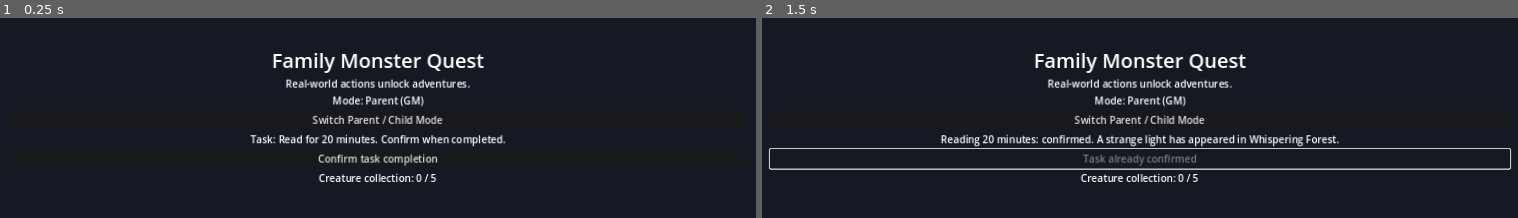
Above: before the commit, frames 1-2 (left to right).
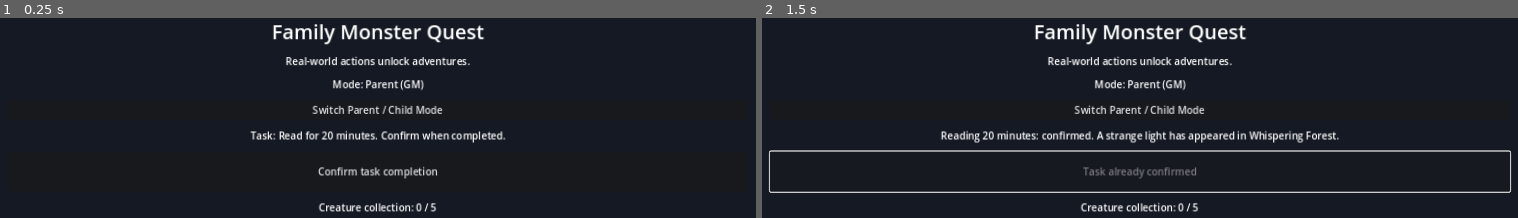
Above: after the commit, the same moments.

Repository: koshuang/family-monster-quest
Game: Godot game, scene res://scenes/main.tscn
The game is run twice, just before and just after one commit, with the same random seed, the same clock (stepped at 60 frames per second) and the same inputs.
Inputs:
- Up to frame 1 (0.25 s): no input
- Up to frame 2 (1.5 s): click "Confirm task completion" at 0.5 s; tap Enter at 1.25 s

The runs differ from the first frame. In frame 1, 7.3% of the frame differs, in the area x 33-67%, y 3-97%; in frame 2, 11%, in the area x 0-100%, y 3-97%.

Commit message:
feat: make child world state visually explicit

Diff:
--- a/scripts/main.gd
+++ b/scripts/main.gd
@@ -22,6 +22,8 @@
 var action_button: Button
 var collection_label: Label
 var world_panel: VBoxContainer
+var location_label: Label
+var world_signal_label: Label
 var home_button: Button
 var forest_button: Button
 
@@ -67,6 +69,7 @@
 	root.name = "PrototypeUI"
 	root.set_anchors_and_offsets_preset(Control.PRESET_FULL_RECT, Control.PRESET_MODE_MINSIZE, 48)
 	root.alignment = BoxContainer.ALIGNMENT_CENTER
+	root.add_theme_constant_override("separation", 14)
 	add_child(root)
 
 	var title := Label.new()
@@ -96,6 +99,7 @@
 	world_panel = VBoxContainer.new()
 	world_panel.name = "WorldPanel"
 	world_panel.alignment = BoxContainer.ALIGNMENT_CENTER
+	world_panel.add_theme_constant_override("separation", 10)
 	root.add_child(world_panel)
 
 	var world_title := Label.new()
@@ -105,19 +109,34 @@
 	world_title.add_theme_font_size_override("font_size", 22)
 	world_panel.add_child(world_title)
 
+	location_label = Label.new()
+	location_label.name = "LocationLabel"
+	location_label.horizontal_alignment = HORIZONTAL_ALIGNMENT_CENTER
+	location_label.add_theme_font_size_override("font_size", 18)
+	world_panel.add_child(location_label)
+
+	world_signal_label = Label.new()
+	world_signal_label.name = "WorldSignalLabel"
+	world_signal_label.horizontal_alignment = HORIZONTAL_ALIGNMENT_CENTER
+	world_signal_label.autowrap_mode = TextServer.AUTOWRAP_WORD_SMART
+	world_panel.add_child(world_signal_label)
+
 	var locations := HBoxContainer.new()
 	locations.name = "Locations"
 	locations.alignment = BoxContainer.ALIGNMENT_CENTER
+	locations.add_theme_constant_override("separation", 12)
 	world_panel.add_child(locations)
 
 	home_button = Button.new()
 	home_button.name = "HomeButton"
 	home_button.text = "🏠 Home"
+	home_button.custom_minimum_size = Vector2(180, 72)
 	home_button.pressed.connect(_go_home)
 	locations.add_child(home_button)
 
 	forest_button = Button.new()
 	forest_button.name = "ForestButton"
+	forest_button.custom_minimum_size = Vector2(240, 72)
 	forest_button.pressed.connect(_go_forest)
 	locations.add_child(forest_button)
 
@@ -129,6 +148,7 @@
 
 	action_button = Button.new()
 	action_button.name = "ActionButton"
+	action_button.custom_minimum_size = Vector2(280, 64)
 	action_button.pressed.connect(_advance_happy_path)
 	root.add_child(action_button)
 
@@ -172,7 +192,7 @@
 	mode_label.text = "Mode: Parent (GM)" if is_parent_mode else "Mode: Child (Adventurer)"
 	world_panel.visible = not is_parent_mode
 	var creature_name: String = str(encountered_creature.get("name", "Unknown creature"))
-	forest_button.text = "🌲 Whispering Forest !" if encounter_ready else "🌲 Whispering Forest"
+	forest_button.text = "🌲 Whispering Forest  ✨ !" if encounter_ready else "🌲 Whispering Forest"
 
 	if is_parent_mode:
 		if task_confirmed:
@@ -190,29 +210,36 @@
 
 func _refresh_child_ui(creature_name: String) -> void:
 	if current_location == LOCATION_HOME:
+		location_label.text = "You are at: 🏠 Home"
 		home_button.disabled = true
 		forest_button.disabled = false
 		if encounter_ready:
+			world_signal_label.text = "✨ The forest changed while you were away."
 			status_label.text = "Something is glowing in Whispering Forest. Where do you want to explore?"
 		else:
-			status_label.text = "You are home. The world is quiet for now."
-		action_button.text = "Explore the map"
+			world_signal_label.text = "The world is quiet."
+			status_label.text = "You are home. Look around when the world changes."
+		action_button.text = "Choose a place on the map"
 		action_button.disabled = true
 		return
 
+	location_label.text = "You are at: 🌲 Whispering Forest"
 	home_button.disabled = false
 	forest_button.disabled = true
 	if creature_captured:
+		world_signal_label.text = "🌿 The strange glow has faded."
 		status_label.text = "The forest is calm again. Your new companion is safe in the collection."
 		action_button.text = "Adventure complete"
 		action_button.disabled = true
 	elif encounter_ready:
+		world_signal_label.text = "✨ Something is moving between the trees!"
 		status_label.text = str(story_event.get("child_encounter_text", "An encounter is waiting."))
-		action_button.text = "Capture %s" % creature_name
+		action_button.text = "Meet %s" % creature_name
 		action_button.disabled = false
 	else:
+		world_signal_label.text = "🌲 Leaves rustle in the breeze."
 		status_label.text = "The trees rustle softly, but nothing unusual is here yet."
-		action_button.text = "Keep exploring"
+		action_button.text = "Nothing to investigate yet"
 		action_button.disabled = true
 
 func _collection_summary() -> String:
